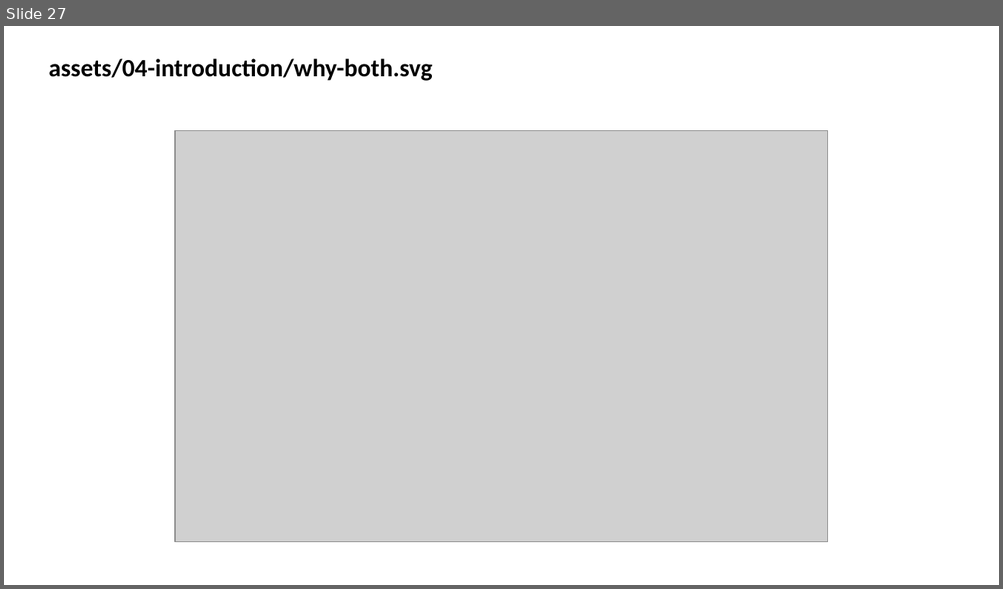
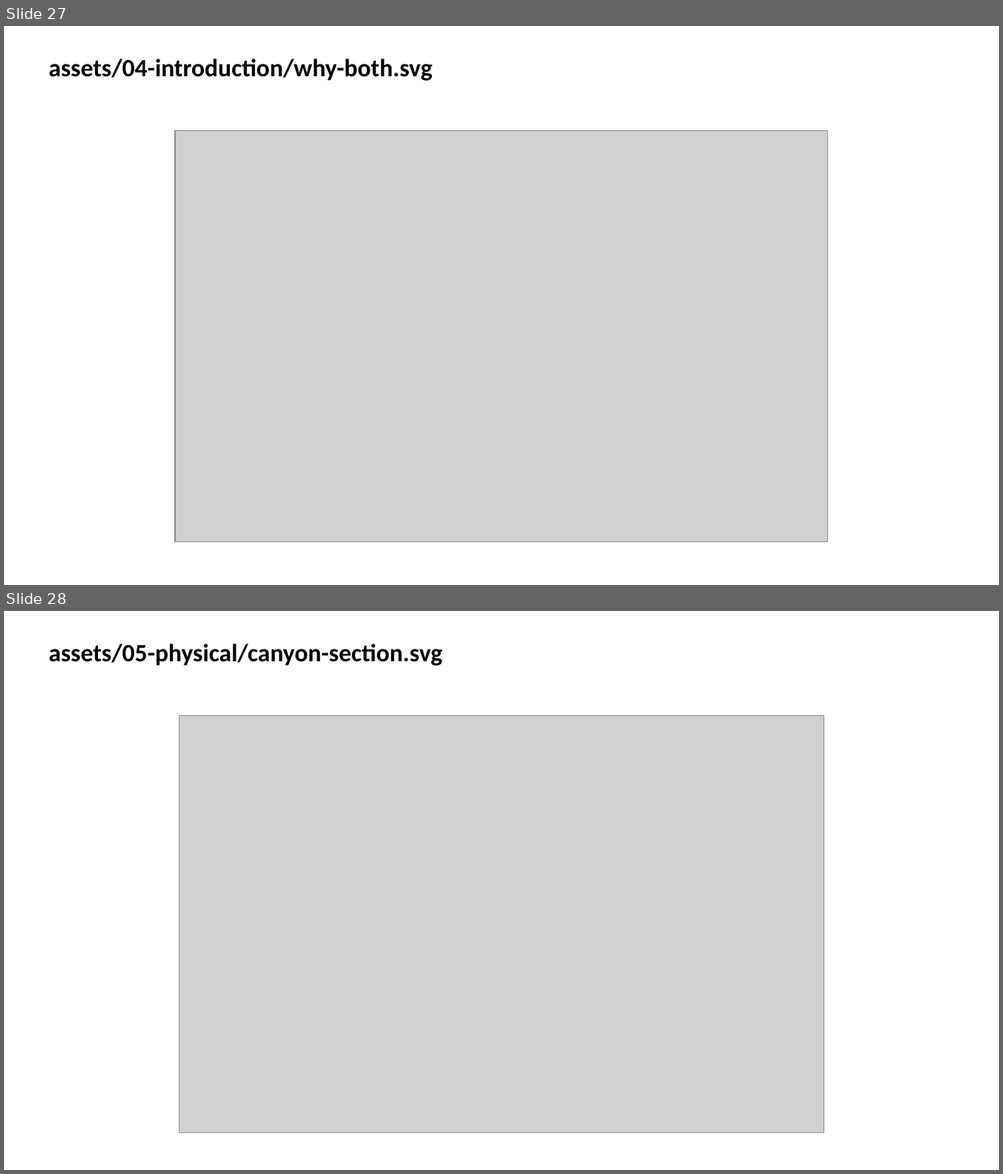
Before and after one commit to wdumontaud/slides_PUCPR, a slide deck: assets/illustrations.pptx. Shown one above the other, each under a label of ours: slide 27 before the commit, slides 27 and 28 after it. The pictures are 1003x589 and 1003x1174 pixels, drawn with LibreOffice and Linux fonts; fonts in the diff are those of the drawing; grey boxes stand for pictures. Boxes give left, top, right and bottom in pixels: in the first picture for what was removed or moved away, otherwise in the second. Text is boxed around its words. In the diff, an @@ line names an element or a change of style, - is before the commit and + after.

```diff
--- a/assets/illustrations.pptx
+++ b/assets/illustrations.pptx
@@ slide 28 added at (4, 611, 999, 1170), background #FFFFFF @@
@@ text added at (48, 644, 442, 666), 24 pt, text #000000, bold @@
+assets/05-physical/canyon-section.svg
@@ picture added at (179, 715, 824, 1133) @@
```
Also in this commit, not shown: 10 other files.
